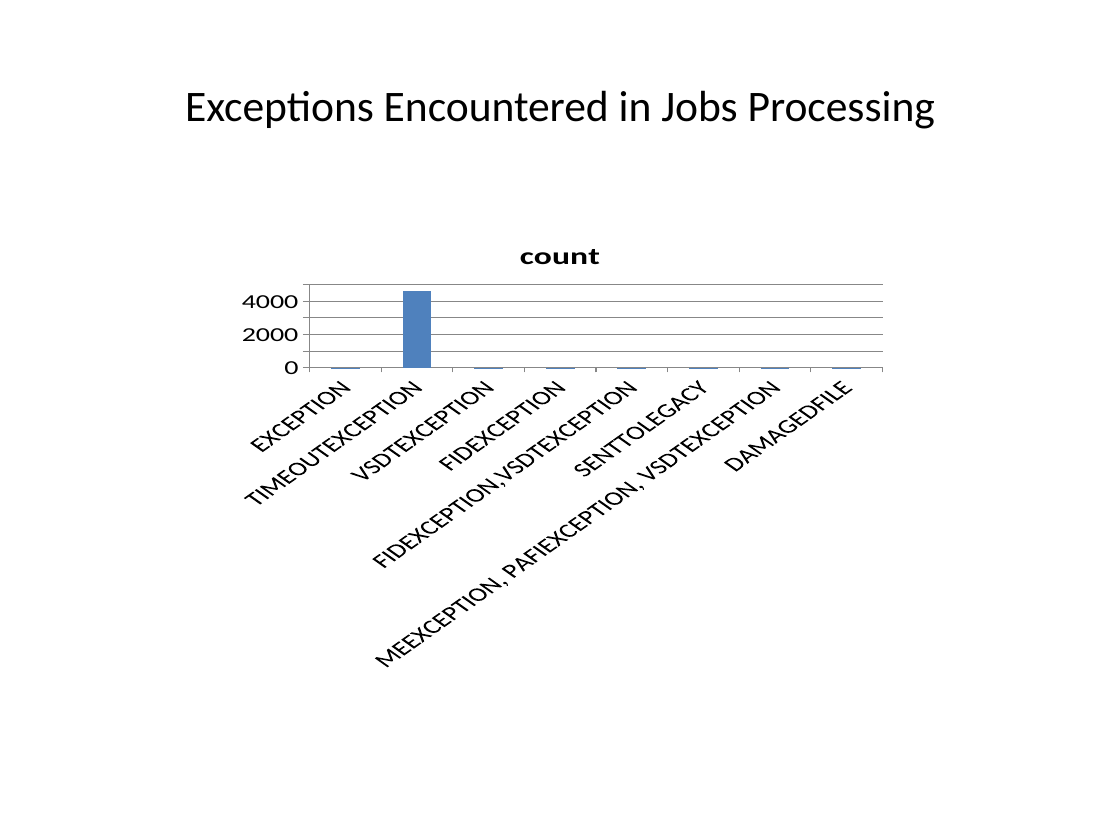
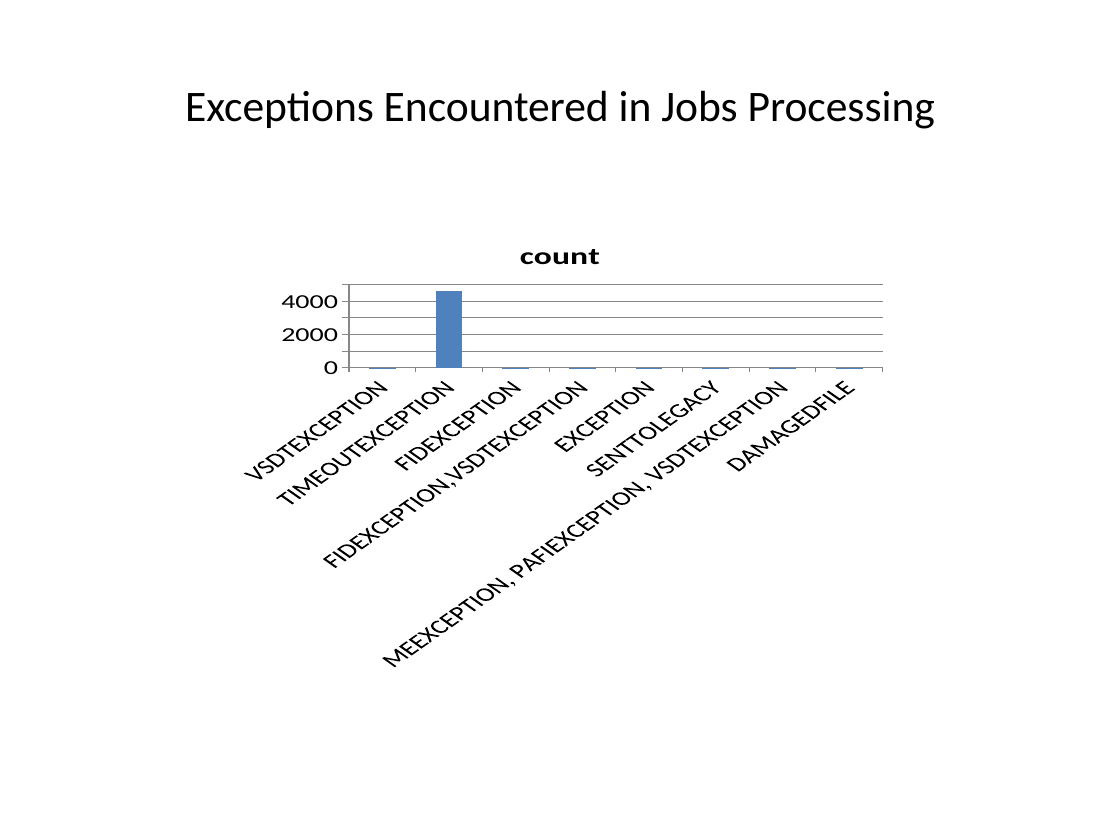
Before and after one commit to JezreelHazelEndaya/JRClient-, a slide deck: slide 4 of status_report.pptx (slide 2 before the commit). Drawn at 1120x840 pixels with LibreOffice and Linux fonts; fonts in the diff are those of the drawing. Boxes give left, top, right and bottom in pixels: in the first picture for what was removed or moved away, otherwise in the second. Text is boxed around its words. In the diff, an @@ line names an element or a change of style, - is before the commit and + after.

Commit message:
Add Slides Update

```diff
--- a/status_report.pptx
+++ b/status_report.pptx
@@ column chart at (224, 224, 896, 672) @@
-categories: EXCEPTION, TIMEOUTEXCEPTION, VSDTEXCEPTION, FIDEXCEPTION, FIDEXCEPTION,VSDTEXCEPTION, SENTTOLEGACY, MEEXCEPTION, PAFIEXCEPTION, VSDTEXCEPTION, DAMAGEDFILE
+categories: VSDTEXCEPTION, TIMEOUTEXCEPTION, FIDEXCEPTION, FIDEXCEPTION,VSDTEXCEPTION, EXCEPTION, SENTTOLEGACY, MEEXCEPTION, PAFIEXCEPTION, VSDTEXCEPTION, DAMAGEDFILE
```
Also in this commit, not shown: 1 other slide changed, 5 slides added, 5 other files.
